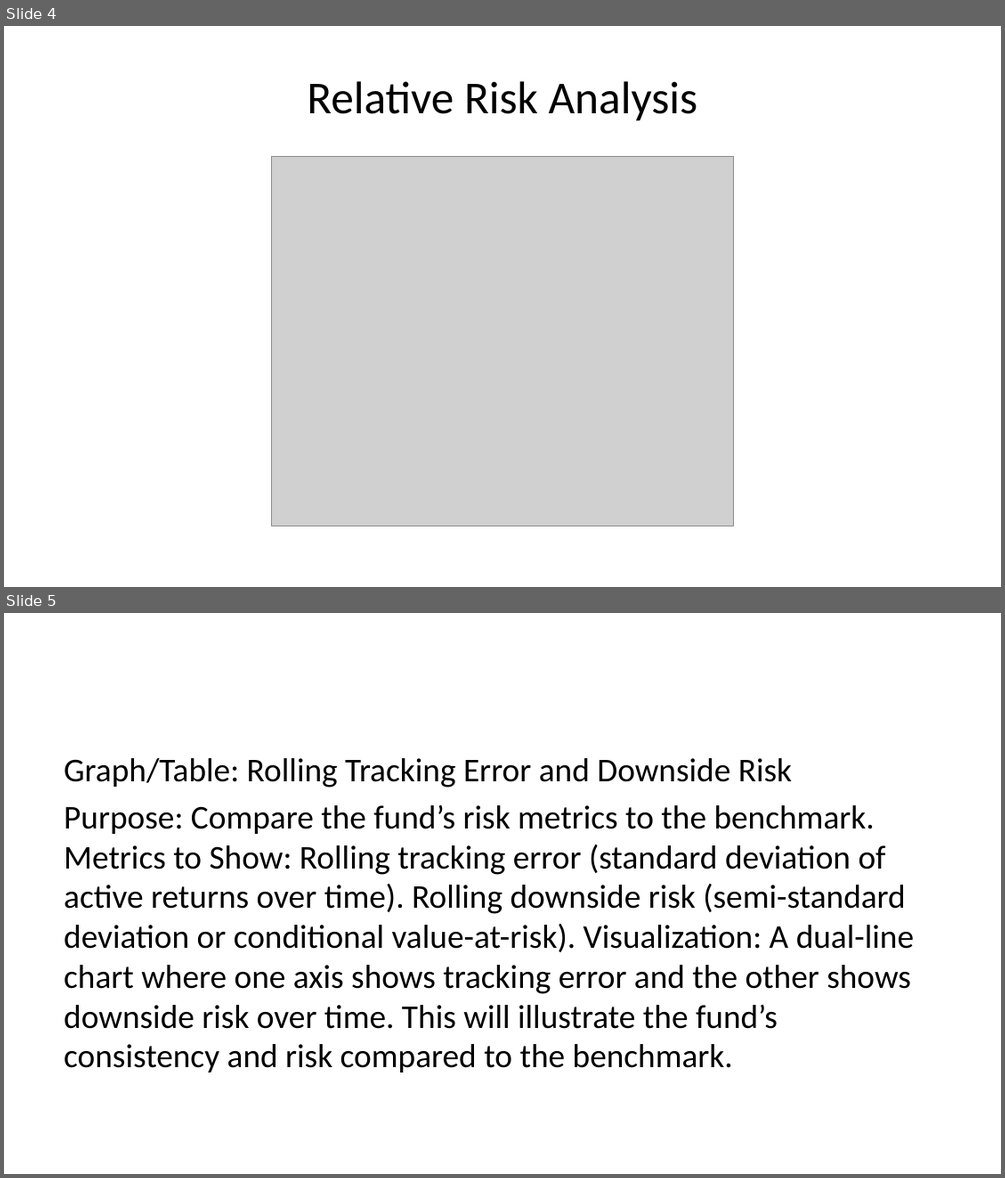
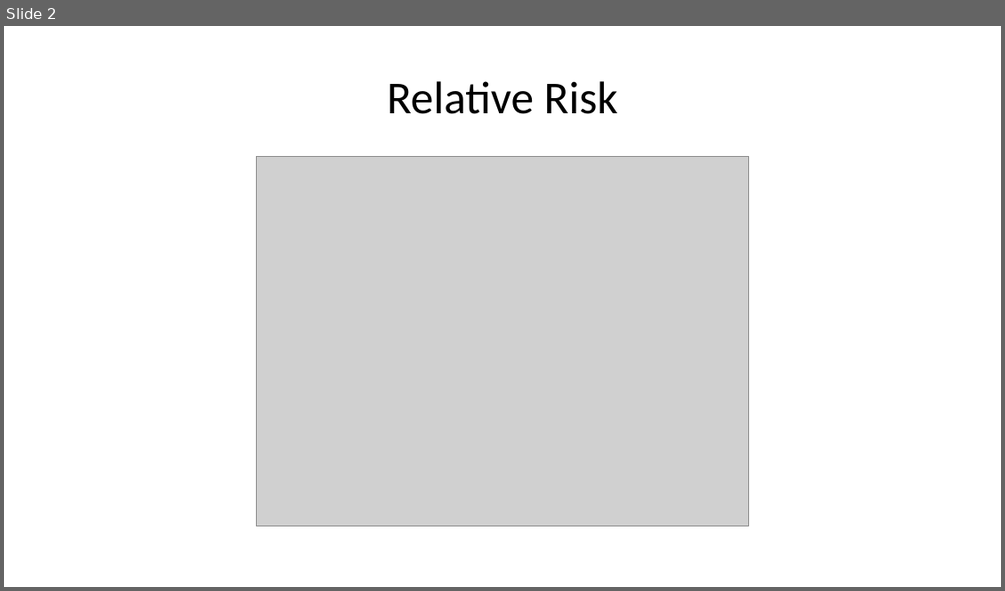
Before and after one commit to 22562435/22562435-FinEcosExam, a slide deck: Questions/Question 4/README.pptx. Shown one above the other, each under a label of ours: slides 4 and 5 before the commit, slide 2 after it. The pictures are 1005x1178 and 1005x591 pixels, drawn with LibreOffice and Linux fonts; fonts in the diff are those of the drawing; grey boxes stand for pictures. Boxes give left, top, right and bottom in pixels: in the first picture for what was removed or moved away, otherwise in the second. Text is boxed around its words. In the diff, an @@ line names an element or a change of style, - is before the commit and + after.

```diff
--- a/Questions/Question 4/README.pptx
+++ b/Questions/Question 4/README.pptx
@@ slide 5 removed at [4, 613, 1001, 1174], background #FFFFFF @@
@@ text removed at [64, 758, 914, 1072] @@
-Graph/Table: Rolling Tracking Error and Downside Risk
-Purpose: Compare the fund’s risk metrics to the benchmark. Metrics to Show: Rolling tracking error (standard deviation of active returns over time). Rolling downside risk (semi-standard deviation or conditional value-at-risk). Visualization: A dual-line chart where one axis shows tracking error and the other shows downside risk over time. This will illustrate the fund’s consistency and risk compared to the benchmark.
@@ what was slide 4 is now slide 2 @@
@@ slide 2 changed as well @@
@@ title at [387, 81, 618, 114]: text changed @@
-Relative Risk Analysis
+Relative Risk
@@ picture: place and size @@
-picture at [271, 157, 734, 526]
+picture at [256, 157, 749, 526]
```
Also in this commit, not shown: 2 other slides changed, 3 slides added, 5 other slides removed, 14 other files.
